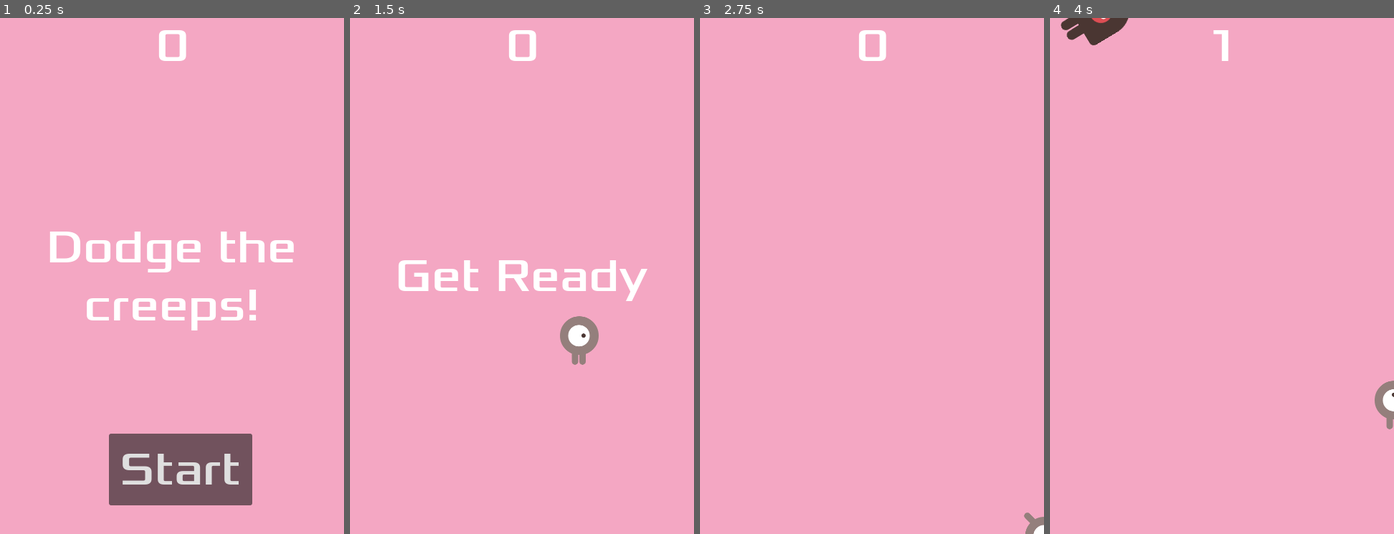
Above: before the commit, frames 1-4 (left to right).
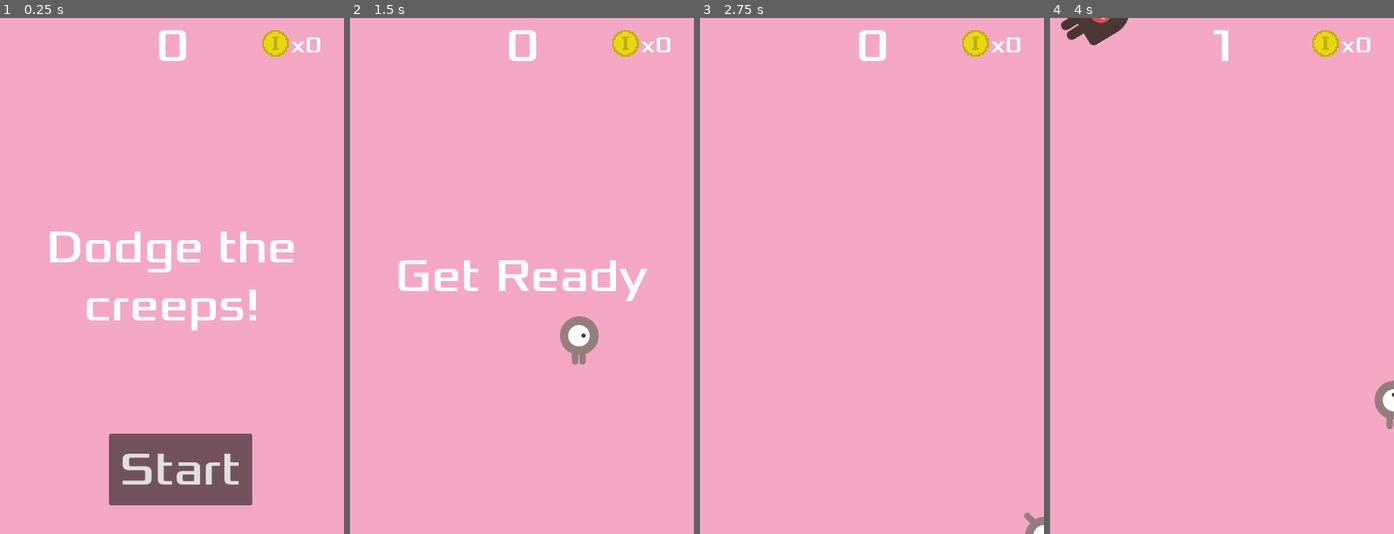
Above: after the commit, the same moments.

Repository: nastiatatl/dodgethecreeps
Game: Godot game, scene res://scenes/Main.tscn
The game is run twice, just before and just after one commit, with the same random seed, the same clock (stepped at 60 frames per second) and the same inputs.
Inputs:
- Up to frame 1 (0.25 s): no input
- Up to frame 2 (1.5 s): click "Start" at 0.5 s; tap Enter (start_game) at 1.25, 1.35 s; hold Right (move_right) from 1.28 s (still down)
- Up to frame 3 (2.75 s): release Right (move_right) at 2.03 s; hold Down (move_down) from 2.03 s (still down); tap Enter (start_game) at 2.1 s
- Up to frame 4 (4 s): release Down (move_down) at 2.78 s; hold Right (move_right) 2.78-3.53 s; tap Enter (start_game) at 2.85, 3.5, 3.6 s; hold Up (move_up) from 3.53 s (still down)

The runs differ from the first frame. In frame 1, 0.4% of the frame differs, in the area x 76-94%, y 2-8%; in frame 2, 0.4%; in frame 3, 0.4%; in frame 4, 0.4%.

Commit message:
add coin counter to keep track of number of coins collected by player

Diff:
--- a/scenes/HUD.tscn
+++ b/scenes/HUD.tscn
@@ -1,7 +1,8 @@
-[gd_scene load_steps=3 format=3 uid="uid://c3jm3kl5tuidx"]
+[gd_scene load_steps=4 format=3 uid="uid://c3jm3kl5tuidx"]
 
 [ext_resource type="Script" path="res://scripts/hud.gd" id="1_ttb0v"]
 [ext_resource type="FontFile" uid="uid://de6pegnsywt8c" path="res://assets/fonts/Xolonium-Regular.ttf" id="2_56jjw"]
+[ext_resource type="Texture2D" uid="uid://hekboy21yp1h" path="res://assets/images/coin.png" id="3_gqodx"]
 
 [node name="HUD" type="CanvasLayer"]
 script = ExtResource("1_ttb0v")
@@ -19,6 +20,23 @@
 text = "0"
 horizontal_alignment = 1
 vertical_alignment = 1
+
+[node name="TextureRect" type="TextureRect" parent="."]
+offset_left = 366.0
+offset_top = 17.0
+offset_right = 430.0
+offset_bottom = 81.0
+scale = Vector2(0.572886, 0.572886)
+texture = ExtResource("3_gqodx")
+
+[node name="CoinLabel" type="Label" parent="."]
+offset_left = 406.0
+offset_top = 18.0
+offset_right = 471.0
+offset_bottom = 57.0
+theme_override_fonts/font = ExtResource("2_56jjw")
+theme_override_font_sizes/font_size = 32
+text = "x0"
 
 [node name="Message" type="Label" parent="."]
 anchors_preset = 14
--- a/scripts/hud.gd
+++ b/scripts/hud.gd
@@ -35,6 +35,9 @@
 func update_score(score):
 	$ScoreLabel.text = str(score)
 
+func update_num_coins(num_coins):
+	$CoinLabel.text = "x" + str(num_coins)
+
 func _on_start_button_pressed() -> void:
 	$StartButton.hide()
 	start_game.emit()
--- a/scripts/main.gd
+++ b/scripts/main.gd
@@ -3,6 +3,7 @@
 @export var mob_scene: PackedScene
 @export var coin_scene: PackedScene
 var score
+var num_coins
 
 
 # Called when the node enters the scene tree for the first time.
@@ -27,16 +28,18 @@
 
 func coin_collected() -> void:
 	$CoinSound.play()
-	score += 5
-	$HUD.update_score(score)
+	num_coins += 1
+	$HUD.update_num_coins(num_coins)
 
 func new_game():
 	score = 0
+	num_coins = 0
 	$Music.play()
 	$Player.start($StartPosition.position)
 	$StartTimer.start()
 
 	$HUD.update_score(score)
+	$HUD.update_num_coins(num_coins)
 	$HUD.show_message("Get Ready")
 
 
Not shown, changed: README.md
